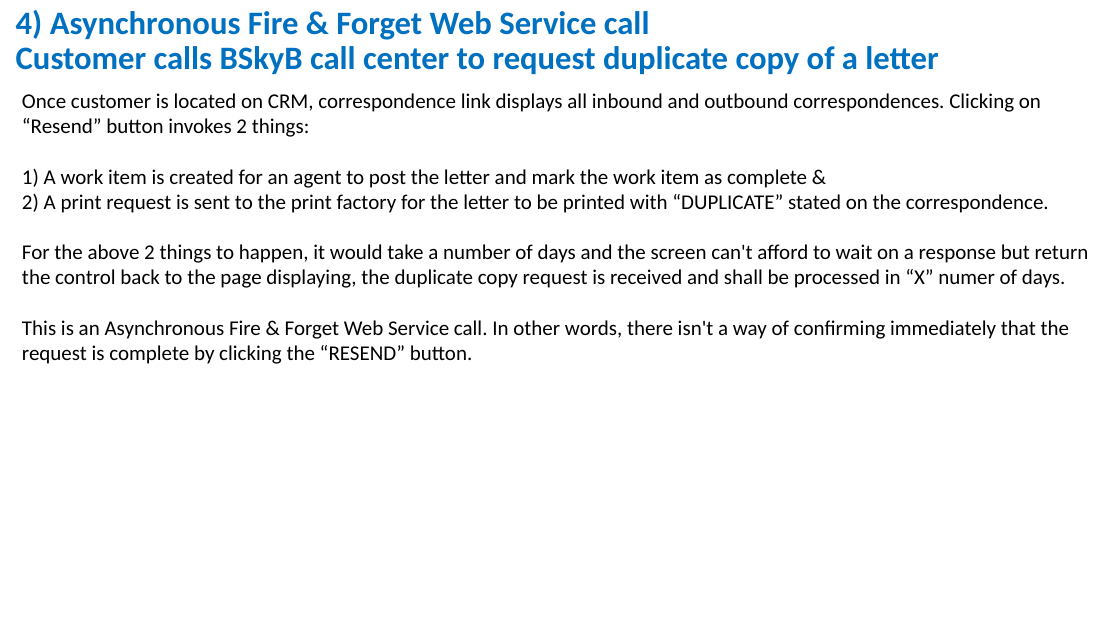
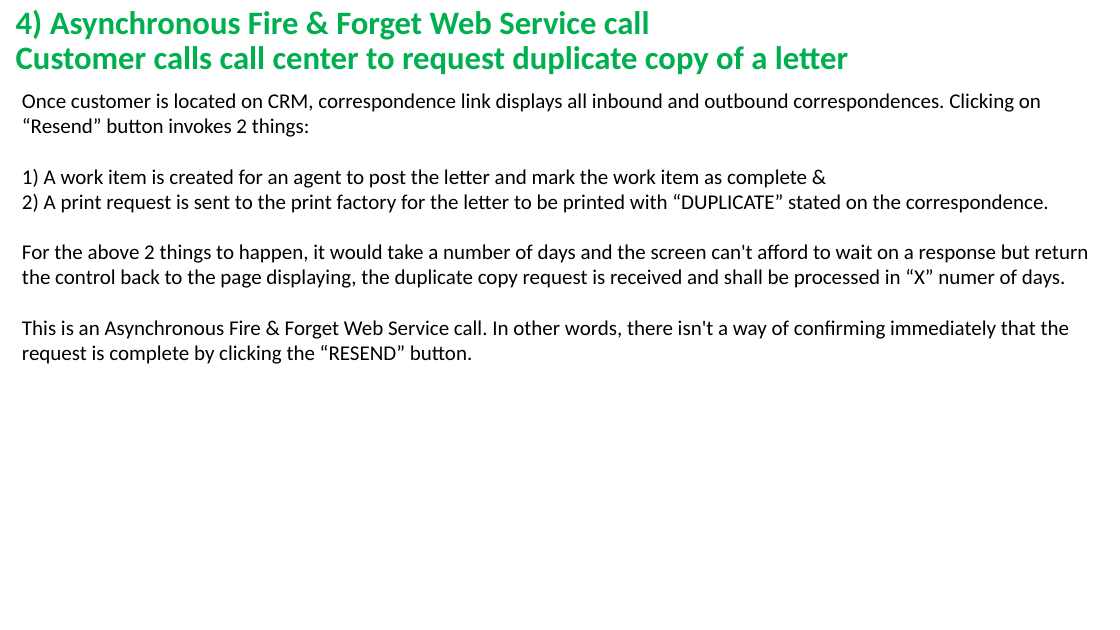
Before and after one commit to RaghavanKasthuri/User-Experience-UX-, a slide deck: slide 5 of SOA Web Service Calls From UX Screens.pptx. Drawn at 1120x630 pixels with LibreOffice and Linux fonts; fonts in the diff are those of the drawing. Boxes give left, top, right and bottom in pixels: in the first picture for what was removed or moved away, otherwise in the second. Text is boxed around its words. In the diff, an @@ line names an element or a change of style, - is before the commit and + after.

```diff
--- a/SOA Web Service Calls From UX Screens.pptx
+++ b/SOA Web Service Calls From UX Screens.pptx
@@ text at [16, 10, 848, 74]: text changed; text colour #0070C0 to #00B050 @@
-4) Asynchronous Fire & Forget Web Service call
-Customer calls BSkyB call center to request duplicate copy of a letter
+4) Asynchronous Fire & Forget Web Service call
+Customer calls call center to request duplicate copy of a letter
```
Also in this commit, not shown: 7 other slides changed, 1 other file.
